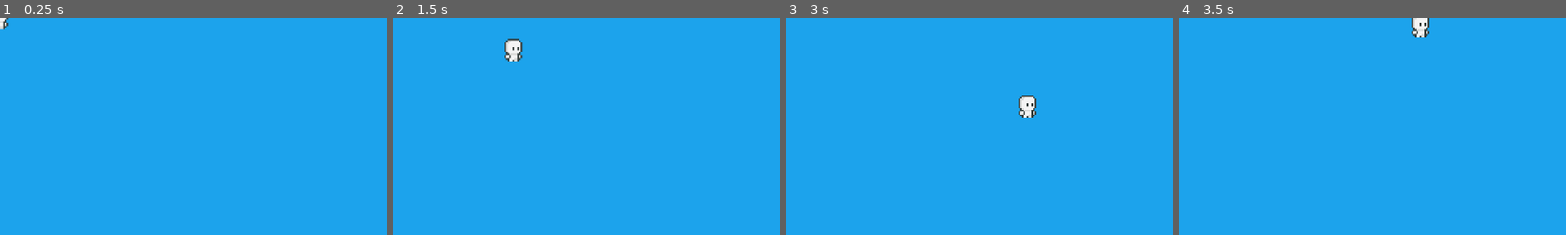
Above: before the commit, frames 1-4 (left to right).
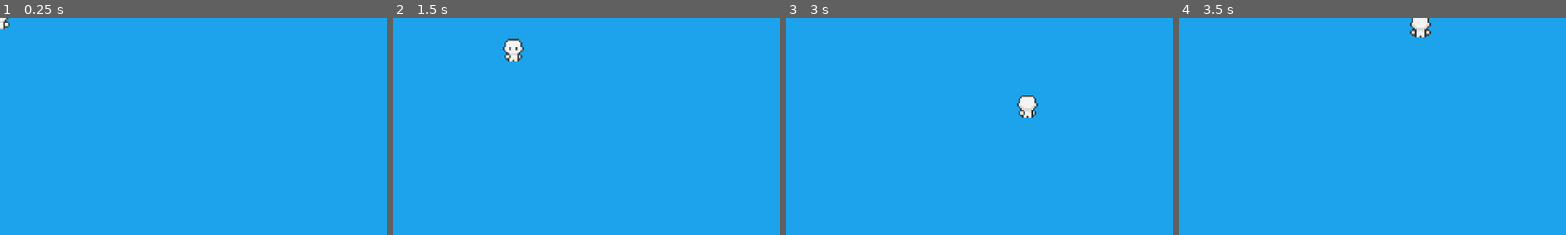
Above: after the commit, the same moments.

Repository: Lord-of-Madness/GameJam2024
Game: Godot game, scene res://Scenes/main_game.tscn
Same seed, same stepped clock (60 frames per second), same inputs: the game is played once before the commit and once after it.
Inputs:
- Up to frame 1 (0.25 s): no input
- Up to frame 2 (1.5 s): tap Enter at 0.5 s; hold D (right) 0.53-1.28 s; hold S (down) from 1.28 s (still down)
- Up to frame 3 (3 s): release S (down) at 2.03 s; hold D (right) 2.03-2.78 s; hold W (up) from 2.78 s (still down)
- Up to frame 4 (3.5 s): keep holding W (up)
The pictures show only the part of the screen within x 0-50%, y 0-50%; the shares and areas given below are measured in that part.

The runs differ from the first frame. In frame 1, less than 0.1% of the frame differs, in the area x 0-3%, y 0-5%; in frame 2, 0.1%; in frame 3, 0.1%; in frame 4, 0.2%, in the area x 59-66%, y 0-9%.

Commit message:
character animation

Diff:
--- a/Characters/Base_character.tscn
+++ b/Characters/Base_character.tscn
@@ -1,8 +1,294 @@
-[gd_scene load_steps=6 format=3 uid="uid://bwbscfbgtifl4"]
+[gd_scene load_steps=44 format=3 uid="uid://bwbscfbgtifl4"]
 
 [ext_resource type="Script" path="res://Scripts/character_movement.gd" id="1_7lcwf"]
 [ext_resource type="Texture2D" uid="uid://ffncun46b54a" path="res://Art/Hana Caraka - Base Character [sample]/idle.png" id="1_insey"]
 [ext_resource type="Script" path="res://Characters/ConversionRing.gd" id="3_1pu7u"]
+[ext_resource type="Texture2D" uid="uid://ccoo560sqlie1" path="res://Art/Hana Caraka - Base Character [sample]/walk.png" id="3_63v58"]
+
+[sub_resource type="AtlasTexture" id="AtlasTexture_g0sk2"]
+atlas = ExtResource("1_insey")
+region = Rect2(0, 80, 80, 80)
+
+[sub_resource type="AtlasTexture" id="AtlasTexture_bwnxv"]
+atlas = ExtResource("1_insey")
+region = Rect2(80, 80, 80, 80)
+
+[sub_resource type="AtlasTexture" id="AtlasTexture_2st83"]
+atlas = ExtResource("1_insey")
+region = Rect2(160, 80, 80, 80)
+
+[sub_resource type="AtlasTexture" id="AtlasTexture_qaym7"]
+atlas = ExtResource("1_insey")
+region = Rect2(240, 80, 80, 80)
+
+[sub_resource type="AtlasTexture" id="AtlasTexture_pmtvt"]
+atlas = ExtResource("1_insey")
+region = Rect2(0, 0, 80, 80)
+
+[sub_resource type="AtlasTexture" id="AtlasTexture_glfci"]
+atlas = ExtResource("1_insey")
+region = Rect2(80, 0, 80, 80)
+
+[sub_resource type="AtlasTexture" id="AtlasTexture_lf3jg"]
+atlas = ExtResource("1_insey")
+region = Rect2(160, 0, 80, 80)
+
+[sub_resource type="AtlasTexture" id="AtlasTexture_loqwr"]
+atlas = ExtResource("1_insey")
+region = Rect2(240, 0, 80, 80)
+
+[sub_resource type="AtlasTexture" id="AtlasTexture_7yade"]
+atlas = ExtResource("1_insey")
+region = Rect2(0, 160, 80, 80)
+
+[sub_resource type="AtlasTexture" id="AtlasTexture_6goct"]
+atlas = ExtResource("1_insey")
+region = Rect2(80, 160, 80, 80)
+
+[sub_resource type="AtlasTexture" id="AtlasTexture_j5e1y"]
+atlas = ExtResource("1_insey")
+region = Rect2(160, 160, 80, 80)
+
+[sub_resource type="AtlasTexture" id="AtlasTexture_aig3g"]
+atlas = ExtResource("1_insey")
+region = Rect2(240, 160, 80, 80)
+
+[sub_resource type="AtlasTexture" id="AtlasTexture_11ycr"]
+atlas = ExtResource("3_63v58")
+region = Rect2(0, 0, 80, 80)
+
+[sub_resource type="AtlasTexture" id="AtlasTexture_35yld"]
+atlas = ExtResource("3_63v58")
+region = Rect2(80, 0, 80, 80)
+
+[sub_resource type="AtlasTexture" id="AtlasTexture_kim5r"]
+atlas = ExtResource("3_63v58")
+region = Rect2(160, 0, 80, 80)
+
+[sub_resource type="AtlasTexture" id="AtlasTexture_p7x4d"]
+atlas = ExtResource("3_63v58")
+region = Rect2(240, 0, 80, 80)
+
+[sub_resource type="AtlasTexture" id="AtlasTexture_ifi8b"]
+atlas = ExtResource("3_63v58")
+region = Rect2(320, 0, 80, 80)
+
+[sub_resource type="AtlasTexture" id="AtlasTexture_35oen"]
+atlas = ExtResource("3_63v58")
+region = Rect2(400, 0, 80, 80)
+
+[sub_resource type="AtlasTexture" id="AtlasTexture_yemff"]
+atlas = ExtResource("3_63v58")
+region = Rect2(480, 0, 80, 80)
+
+[sub_resource type="AtlasTexture" id="AtlasTexture_yqfwb"]
+atlas = ExtResource("3_63v58")
+region = Rect2(560, 0, 80, 80)
+
+[sub_resource type="AtlasTexture" id="AtlasTexture_eh4k7"]
+atlas = ExtResource("3_63v58")
+region = Rect2(0, 80, 80, 80)
+
+[sub_resource type="AtlasTexture" id="AtlasTexture_345u8"]
+atlas = ExtResource("3_63v58")
+region = Rect2(80, 80, 80, 80)
+
+[sub_resource type="AtlasTexture" id="AtlasTexture_fc4em"]
+atlas = ExtResource("3_63v58")
+region = Rect2(160, 80, 80, 80)
+
+[sub_resource type="AtlasTexture" id="AtlasTexture_ov0j2"]
+atlas = ExtResource("3_63v58")
+region = Rect2(240, 80, 80, 80)
+
+[sub_resource type="AtlasTexture" id="AtlasTexture_oi4f8"]
+atlas = ExtResource("3_63v58")
+region = Rect2(320, 80, 80, 80)
+
+[sub_resource type="AtlasTexture" id="AtlasTexture_cxuk6"]
+atlas = ExtResource("3_63v58")
+region = Rect2(400, 80, 80, 80)
+
+[sub_resource type="AtlasTexture" id="AtlasTexture_dvyi5"]
+atlas = ExtResource("3_63v58")
+region = Rect2(480, 80, 80, 80)
+
+[sub_resource type="AtlasTexture" id="AtlasTexture_id3ib"]
+atlas = ExtResource("3_63v58")
+region = Rect2(560, 80, 80, 80)
+
+[sub_resource type="AtlasTexture" id="AtlasTexture_71y46"]
+atlas = ExtResource("3_63v58")
+region = Rect2(0, 160, 80, 80)
+
+[sub_resource type="AtlasTexture" id="AtlasTexture_2cyv4"]
+atlas = ExtResource("3_63v58")
+region = Rect2(80, 160, 80, 80)
+
+[sub_resource type="AtlasTexture" id="AtlasTexture_6ppcx"]
+atlas = ExtResource("3_63v58")
+region = Rect2(160, 160, 80, 80)
+
+[sub_resource type="AtlasTexture" id="AtlasTexture_j8br4"]
+atlas = ExtResource("3_63v58")
+region = Rect2(240, 160, 80, 80)
+
+[sub_resource type="AtlasTexture" id="AtlasTexture_ywwwh"]
+atlas = ExtResource("3_63v58")
+region = Rect2(320, 160, 80, 80)
+
+[sub_resource type="AtlasTexture" id="AtlasTexture_duxxx"]
+atlas = ExtResource("3_63v58")
+region = Rect2(400, 160, 80, 80)
+
+[sub_resource type="AtlasTexture" id="AtlasTexture_qowr3"]
+atlas = ExtResource("3_63v58")
+region = Rect2(480, 160, 80, 80)
+
+[sub_resource type="AtlasTexture" id="AtlasTexture_ut0um"]
+atlas = ExtResource("3_63v58")
+region = Rect2(560, 160, 80, 80)
+
+[sub_resource type="SpriteFrames" id="SpriteFrames_3ysjt"]
+animations = [{
+"frames": [{
+"duration": 1.0,
+"texture": SubResource("AtlasTexture_g0sk2")
+}, {
+"duration": 1.0,
+"texture": SubResource("AtlasTexture_bwnxv")
+}, {
+"duration": 1.0,
+"texture": SubResource("AtlasTexture_2st83")
+}, {
+"duration": 1.0,
+"texture": SubResource("AtlasTexture_qaym7")
+}],
+"loop": true,
+"name": &"Idle",
+"speed": 5.0
+}, {
+"frames": [{
+"duration": 1.0,
+"texture": SubResource("AtlasTexture_pmtvt")
+}, {
+"duration": 1.0,
+"texture": SubResource("AtlasTexture_glfci")
+}, {
+"duration": 1.0,
+"texture": SubResource("AtlasTexture_lf3jg")
+}, {
+"duration": 1.0,
+"texture": SubResource("AtlasTexture_loqwr")
+}],
+"loop": true,
+"name": &"Idle_right",
+"speed": 5.0
+}, {
+"frames": [{
+"duration": 1.0,
+"texture": SubResource("AtlasTexture_7yade")
+}, {
+"duration": 1.0,
+"texture": SubResource("AtlasTexture_6goct")
+}, {
+"duration": 1.0,
+"texture": SubResource("AtlasTexture_j5e1y")
+}, {
+"duration": 1.0,
+"texture": SubResource("AtlasTexture_aig3g")
+}],
+"loop": true,
+"name": &"Idle_up",
+"speed": 5.0
+}, {
+"frames": [{
+"duration": 1.0,
+"texture": SubResource("AtlasTexture_11ycr")
+}, {
+"duration": 1.0,
+"texture": SubResource("AtlasTexture_35yld")
+}, {
+"duration": 1.0,
+"texture": SubResource("AtlasTexture_kim5r")
+}, {
+"duration": 1.0,
+"texture": SubResource("AtlasTexture_p7x4d")
+}, {
+"duration": 1.0,
+"texture": SubResource("AtlasTexture_ifi8b")
+}, {
+"duration": 1.0,
+"texture": SubResource("AtlasTexture_35oen")
+}, {
+"duration": 1.0,
+"texture": SubResource("AtlasTexture_yemff")
+}, {
+"duration": 1.0,
+"texture": SubResource("AtlasTexture_yqfwb")
+}],
+"loop": true,
+"name": &"Walk",
+"speed": 5.0
+}, {
+"frames": [{
+"duration": 1.0,
+"texture": SubResource("AtlasTexture_eh4k7")
+}, {
+"duration": 1.0,
+"texture": SubResource("AtlasTexture_345u8")
+}, {
+"duration": 1.0,
+"texture": SubResource("AtlasTexture_fc4em")
+}, {
+"duration": 1.0,
+"texture": SubResource("AtlasTexture_ov0j2")
+}, {
+"duration": 1.0,
+"texture": SubResource("AtlasTexture_oi4f8")
+}, {
+"duration": 1.0,
+"texture": SubResource("AtlasTexture_cxuk6")
+}, {
+"duration": 1.0,
+"texture": SubResource("AtlasTexture_dvyi5")
+}, {
+"duration": 1.0,
+"texture": SubResource("AtlasTexture_id3ib")
+}],
+"loop": true,
+"name": &"Walk_down",
+"speed": 5.0
+}, {
+"frames": [{
+"duration": 1.0,
+"texture": SubResource("AtlasTexture_71y46")
+}, {
+"duration": 1.0,
+"texture": SubResource("AtlasTexture_2cyv4")
+}, {
+"duration": 1.0,
+"texture": SubResource("AtlasTexture_6ppcx")
+}, {
+"duration": 1.0,
+"texture": SubResource("AtlasTexture_j8br4")
+}, {
+"duration": 1.0,
+"texture": SubResource("AtlasTexture_ywwwh")
+}, {
+"duration": 1.0,
+"texture": SubResource("AtlasTexture_duxxx")
+}, {
+"duration": 1.0,
+"texture": SubResource("AtlasTexture_qowr3")
+}, {
+"duration": 1.0,
+"texture": SubResource("AtlasTexture_ut0um")
+}],
+"loop": true,
+"name": &"Walk_up",
+"speed": 5.0
+}]
 
 [sub_resource type="RectangleShape2D" id="RectangleShape2D_bdjqp"]
 size = Vector2(11, 5)
@@ -13,10 +299,9 @@
 [node name="BaseCharacter" type="CharacterBody2D"]
 script = ExtResource("1_7lcwf")
 
-[node name="Sprite2D" type="Sprite2D" parent="."]
-texture = ExtResource("1_insey")
-hframes = 4
-vframes = 3
+[node name="AnimatedSprite2D" type="AnimatedSprite2D" parent="."]
+sprite_frames = SubResource("SpriteFrames_3ysjt")
+animation = &"Idle"
 
 [node name="CollisionShape2D" type="CollisionShape2D" parent="."]
 position = Vector2(-0.5, 4.5)
--- a/Scripts/character_movement.gd
+++ b/Scripts/character_movement.gd
@@ -2,7 +2,10 @@
 
 @export var move_speed : float = 100
 
+@onready var player_sprite = $AnimatedSprite2D
+
 func _physics_process(_delta):
+
 	# Get input direction
 	var horizontal = Input.get_axis("left","right")
 	var vertical = Input.get_axis("up", "down")
@@ -10,8 +13,21 @@
 	var angle = atan2(vertical, horizontal)
 	var actual_speed =  move_speed
 
-	if ((angle >= PI*2 )or (abs(horizontal) + abs(vertical)) == 0):
+	# Animation and idle state speed 0
+	if ((angle >= PI*2 ) or (abs(horizontal) + abs(vertical)) == 0):
+		get_node("AnimatedSprite2D").play("Idle")
 		actual_speed = 0
+	else:
+		if Input.get_action_strength("right"):
+			get_node("AnimatedSprite2D").play("Walk")
+			player_sprite.flip_h = false
+		elif Input.get_action_strength("left"):
+			get_node("AnimatedSprite2D").play("Walk")
+			player_sprite.flip_h = true
+		elif Input.get_action_strength("down"):
+			get_node("AnimatedSprite2D").play("Walk_down")
+		else:
+			get_node("AnimatedSprite2D").play("Walk_up")
 
 	# Update velocity
 	var xVelocity = cos(angle) * actual_speed
Not shown: 1 places in Scenes/Map.tscn that only renumber resources
